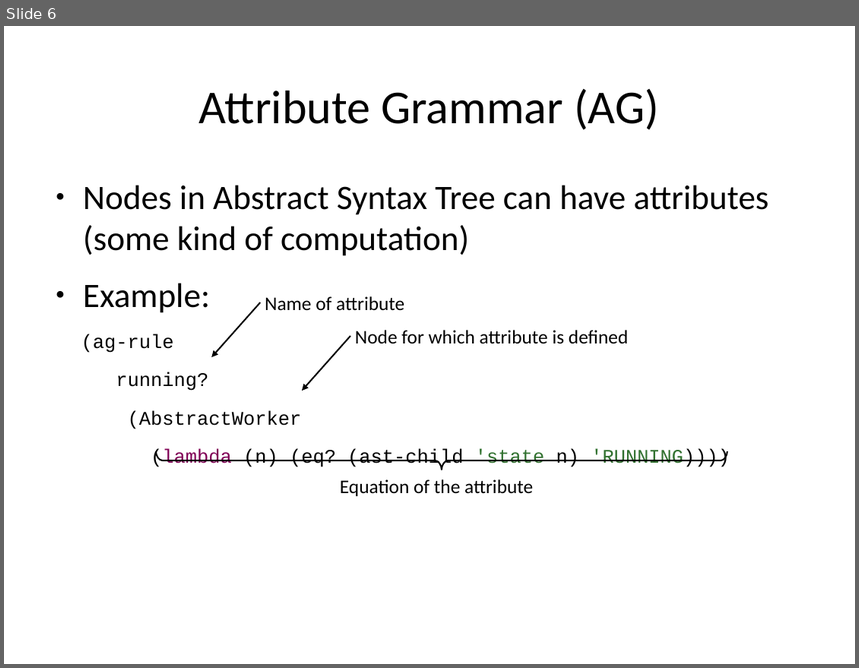
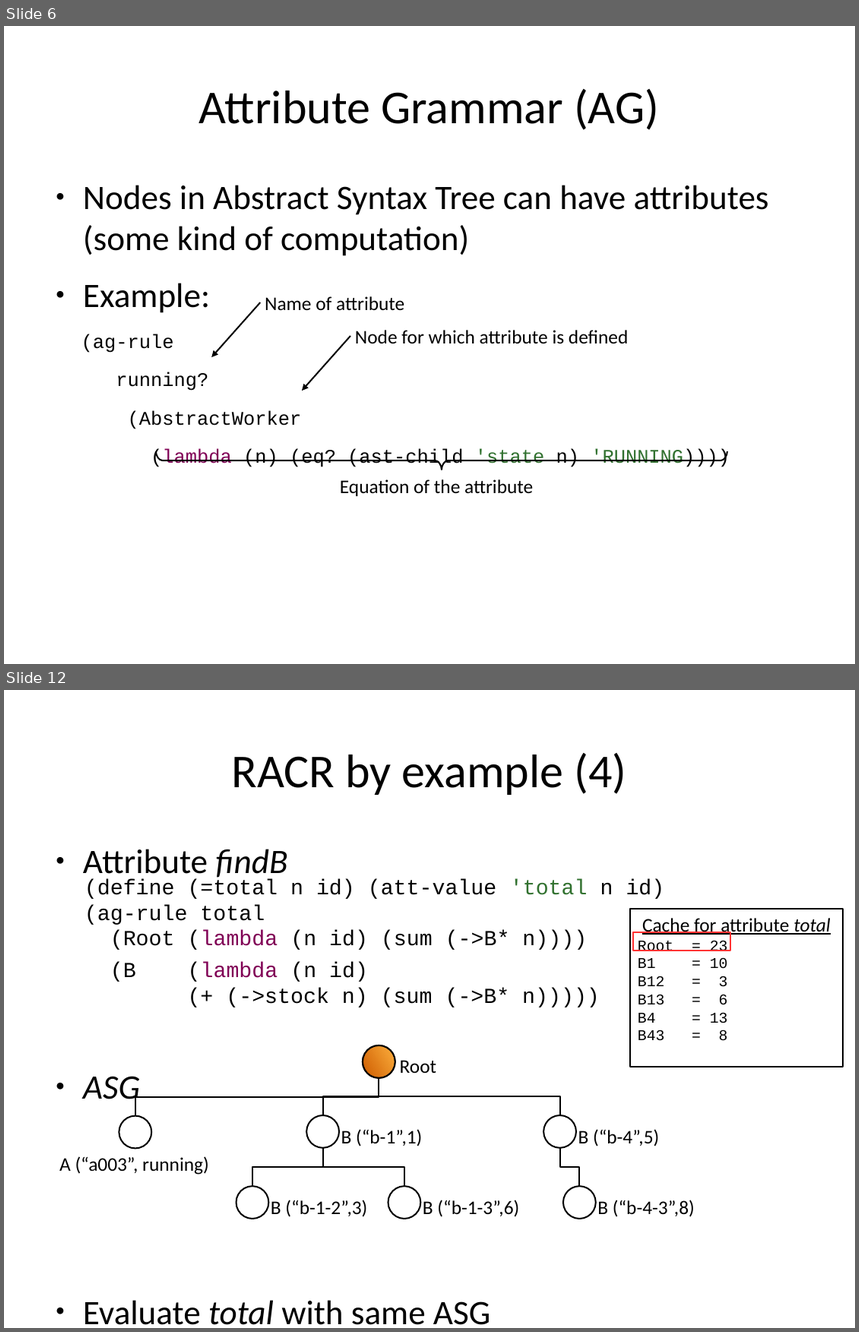
Before and after one commit to rene-schoene/racr-mquat, a slide deck: doc/intro-rag.odp. Shown one above the other, each under a label of ours: slide 6 before the commit, slides 6 and 12 after it; the slides between them are not shown. The pictures are 859x668 and 859x1332 pixels, drawn with LibreOffice and Linux fonts; fonts in the diff are those of the drawing. Boxes give left, top, right and bottom in pixels: in the first picture for what was removed or moved away, otherwise in the second. Text is boxed around its words. In the diff, an @@ line names an element or a change of style, - is before the commit and + after.

Commit message:
Simple explaination for RACR by example

```diff
--- a/doc/intro-rag.odp
+++ b/doc/intro-rag.odp
@@ slide 12 added at [4,690,855,1328], background #FFFFFF @@
@@ title added at [231,753,627,795], 44 pt, text #000000 @@
+RACR by example (4)
@@ text added at [83,849,490,1325], 32 pt, text #000000 @@
+● Attribute findB
+● ASG
+● Evaluate total with same ASG
@@ text added at [85,879,665,1008], 20 pt, text #000000 @@
+(define (=total n id) (att-value 'total n id)
+(ag-rule total
+(Root (lambda (n id) (sum (->B* n))))
+(B (lambda (n id)
+(+ (->stock n) (sum (->B* n)))))
@@ rectangle added at [630,909,844,1067], fill #FFFFFF, outline #000000 1.42 pt, 14 pt, text #000000 @@
+Cache for attribute total
+Root = 23
+B1 = 10
+B12 = 3
+B13 = 6
+B4 = 13
+B43 = 8
@@ rectangle added at [633,932,731,951], outline #FF3333 1.42 pt @@
@@ ellipse added at [363,1046,395,1078], fill #FFFFFF, outline #000000 1.42 pt @@
@@ ellipse added at [363,1046,395,1078], fill gradient #FCAF3E to #CE5C00, outline #000000 1.42 pt @@
@@ text added at [400,1060,436,1073], 18 pt, text #000000 @@
+Root
@@ elbow line added from (379, 1078) to (135, 1116), #000000 1.42 pt @@
@@ elbow line added from (379, 1078) to (323, 1116), #000000 1.42 pt @@
@@ elbow line added from (379, 1078) to (560, 1116), #000000 1.42 pt @@
@@ ellipse added at [119,1116,151,1149], fill #FFFFFF, outline #000000 1.42 pt @@
@@ ellipse added at [306,1116,339,1148], fill #FFFFFF, outline #000000 1.42 pt @@
@@ ellipse added at [544,1116,576,1148], fill #FFFFFF, outline #000000 1.42 pt @@
@@ text added at [341,1129,422,1147], 18 pt, text #000000 @@
+B (“b-1”,1)
@@ text added at [579,1129,659,1147], 18 pt, text #000000 @@
+B (“b-4”,5)
@@ text added at [59,1157,209,1175], 18 pt, text #000000 @@
+A (“a003”, running)
@@ elbow line added from (323, 1148) to (253, 1187), #000000 1.42 pt @@
@@ elbow line added from (323, 1148) to (405, 1187), #000000 1.42 pt @@
@@ elbow line added from (560, 1148) to (579, 1187), #000000 1.42 pt @@
@@ ellipse added at [237,1187,269,1219], fill #FFFFFF, outline #000000 1.42 pt @@
@@ ellipse added at [389,1187,421,1219], fill #FFFFFF, outline #000000 1.42 pt @@
@@ ellipse added at [563,1187,596,1219], fill #FFFFFF, outline #000000 1.42 pt @@
@@ text added at [271,1200,367,1217], 18 pt, text #000000 @@
+B (“b-1-2”,3)
@@ text added at [423,1200,519,1217], 18 pt, text #000000 @@
+B (“b-1-3”,6)
@@ text added at [598,1200,695,1217], 18 pt, text #000000 @@
+B (“b-4-3”,8)
```
Also in this commit, not shown: 2 slides changed, 5 other slides added.
